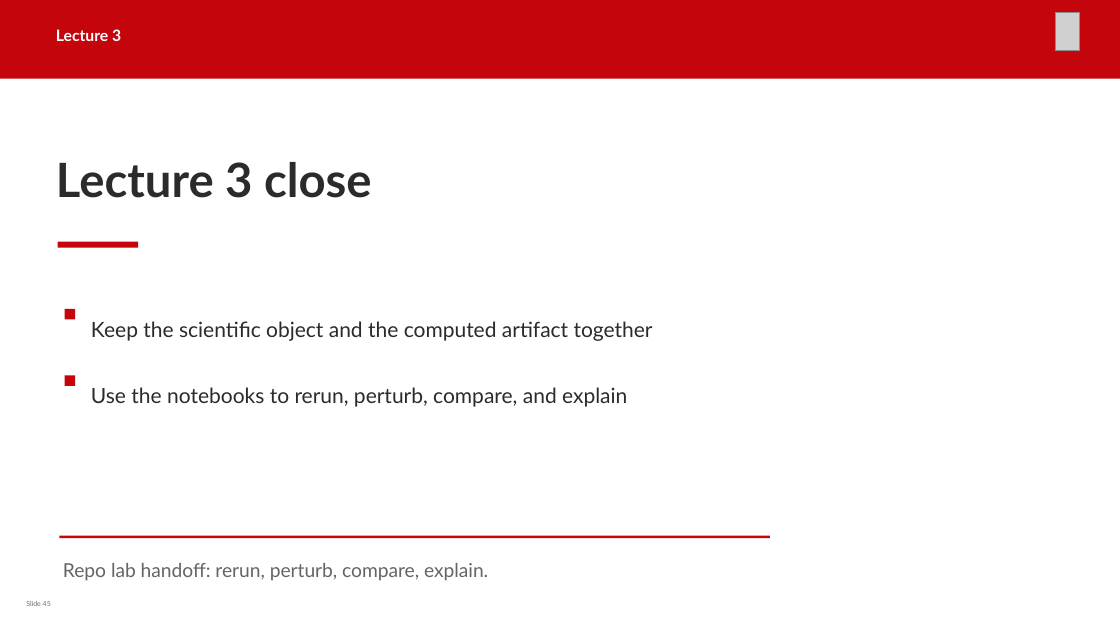
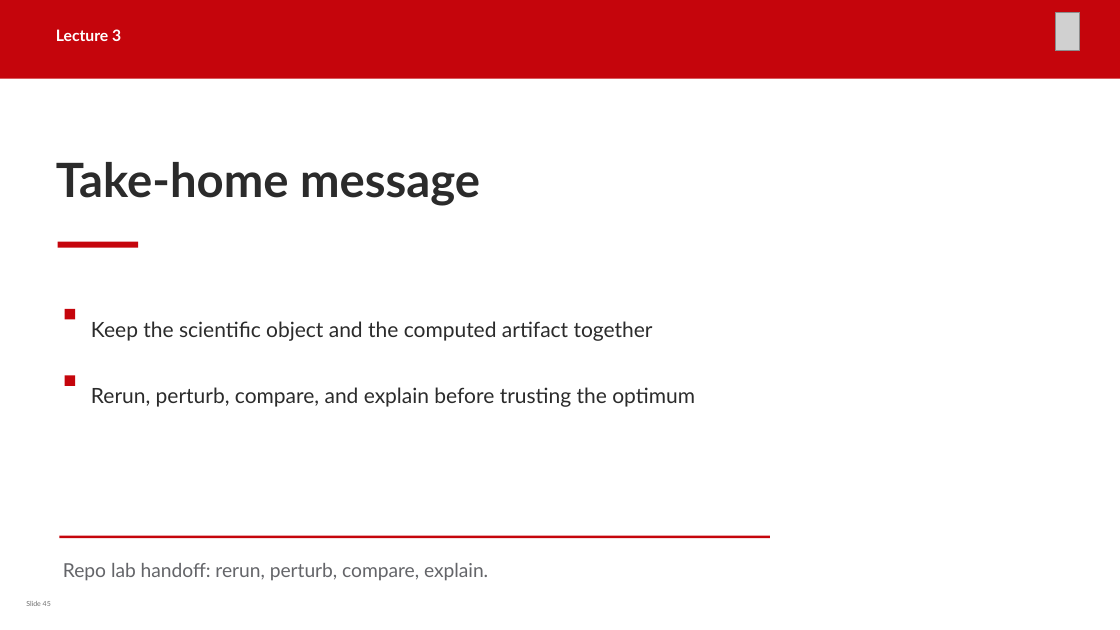
Before and after one commit to rogeriojorge/sos2026-rjorge-stellarator-optimization, a slide deck: slide 45 of slides/pptx/lecture_3_transport_turbulence_metrics.pptx. Drawn at 1120x630 pixels with LibreOffice and Linux fonts; fonts in the diff are those of the drawing; grey boxes stand for pictures. Boxes give left, top, right and bottom in pixels: in the first picture for what was removed or moved away, otherwise in the second. Text is boxed around its words. In the diff, an @@ line names an element or a change of style, - is before the commit and + after.

```diff
--- a/slides/pptx/lecture_3_transport_turbulence_metrics.pptx
+++ b/slides/pptx/lecture_3_transport_turbulence_metrics.pptx
@@ text at (56,162,480,206): text changed @@
-Lecture 3 close
+Take-home message
@@ text at (91,387,695,407): text changed @@
-Use the notebooks to rerun, perturb, compare, and explain
+Rerun, perturb, compare, and explain before trusting the optimum
```
Also in this commit, not shown: 28 other slides changed, 11 slides added, 11 slides removed, 38 other files.
